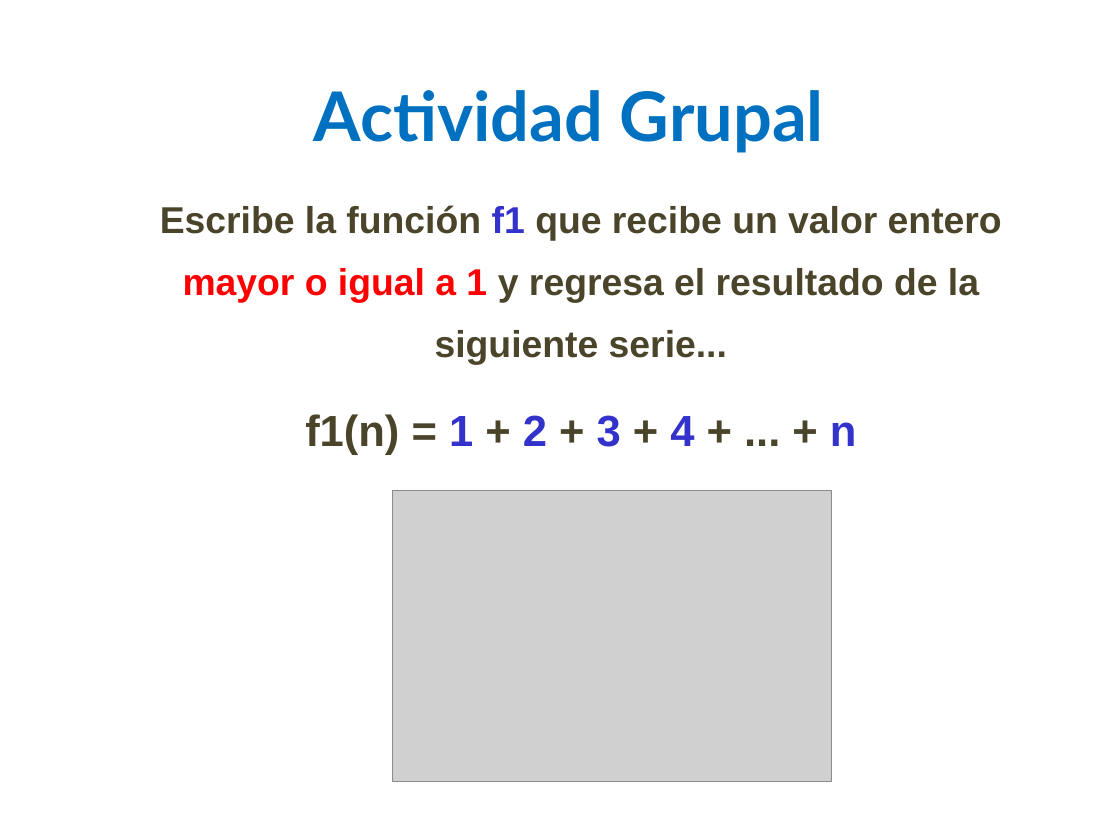
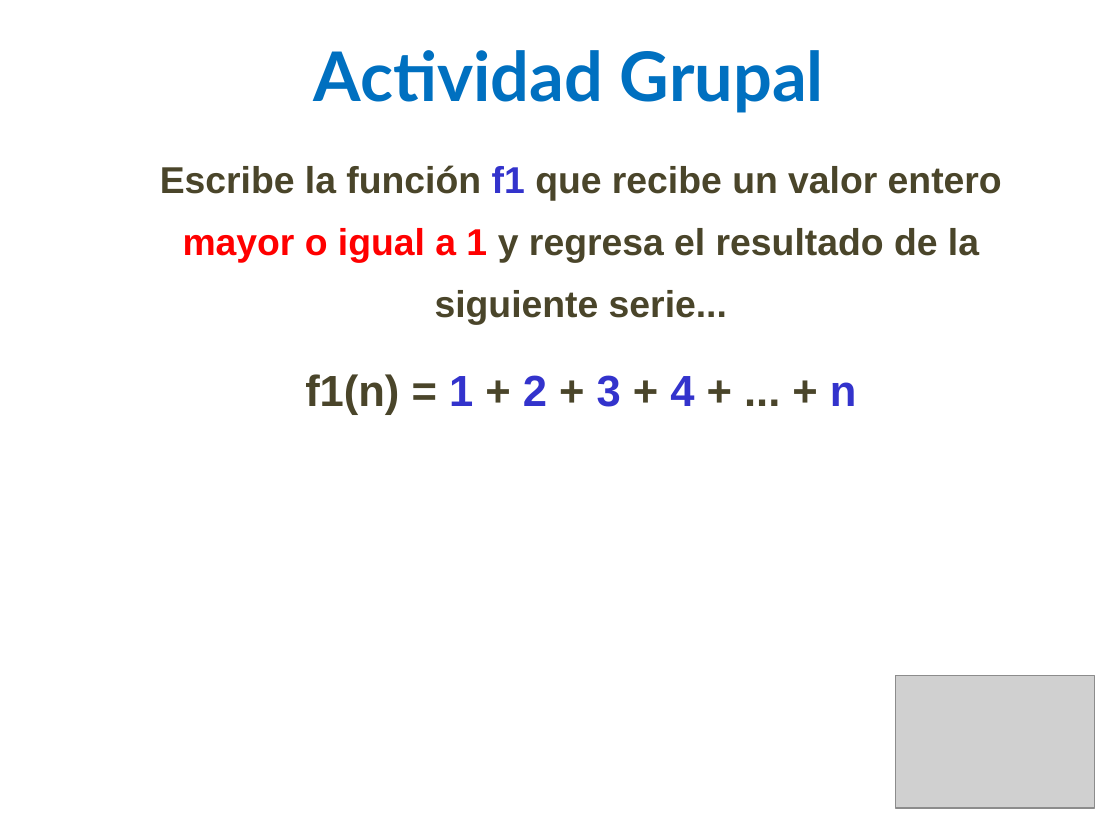
Before and after one commit to lizetheP/PensamientoC, a slide deck: slide 47 of CalendarioAgo20/presentaciones/7_While.pptx. Drawn at 1120x840 pixels with LibreOffice and Linux fonts; fonts in the diff are those of the drawing; grey boxes stand for pictures. Boxes give left, top, right and bottom in pixels: in the first picture for what was removed or moved away, otherwise in the second. Text is boxed around its words. In the diff, an @@ line names an element or a change of style, - is before the commit and + after.

```diff
--- a/CalendarioAgo20/presentaciones/7_While.pptx
+++ b/CalendarioAgo20/presentaciones/7_While.pptx
@@ text "Actividad Grupal" moved from (x1=314, y1=90, x2=824, y2=153) to (x1=314, y1=50, x2=824, y2=113) @@
@@ text "Escribe la función f1 que ..." moved from (x1=160, y1=205, x2=1002, y2=455) to (x1=160, y1=165, x2=1002, y2=415) @@
@@ picture resized from (x1=392, y1=491, x2=831, y2=782) to (x1=895, y1=675, x2=1094, y2=808) @@
```
Also in this commit, not shown: 2 other slides changed, 2 slides added, 1 slide removed, 7 other files.
